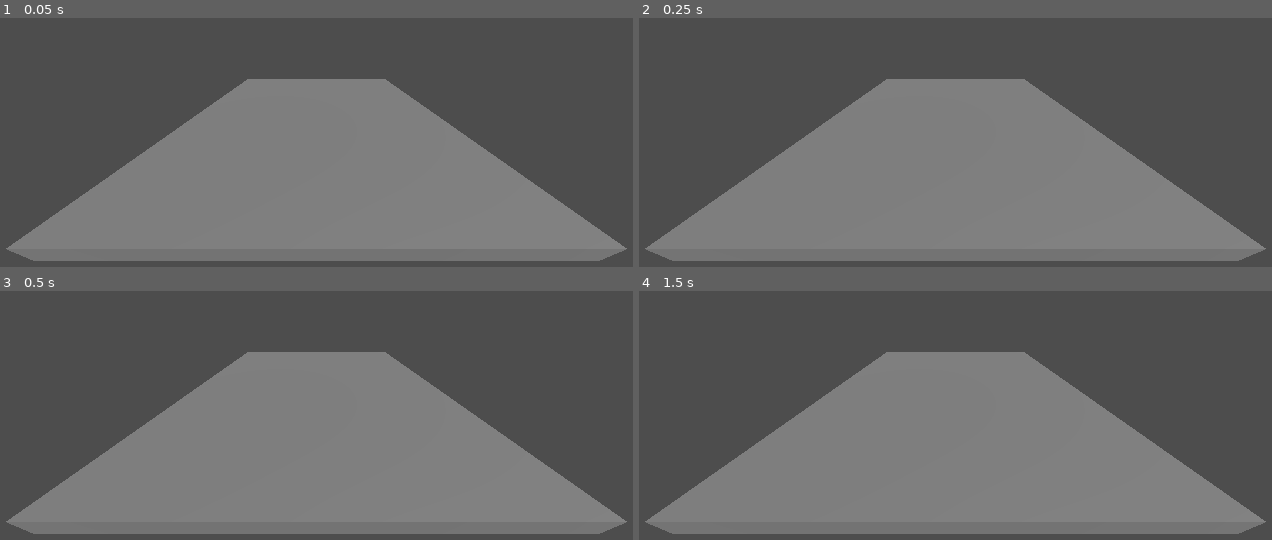
Above: before the commit, frames 1-4 (two rows, left to right).
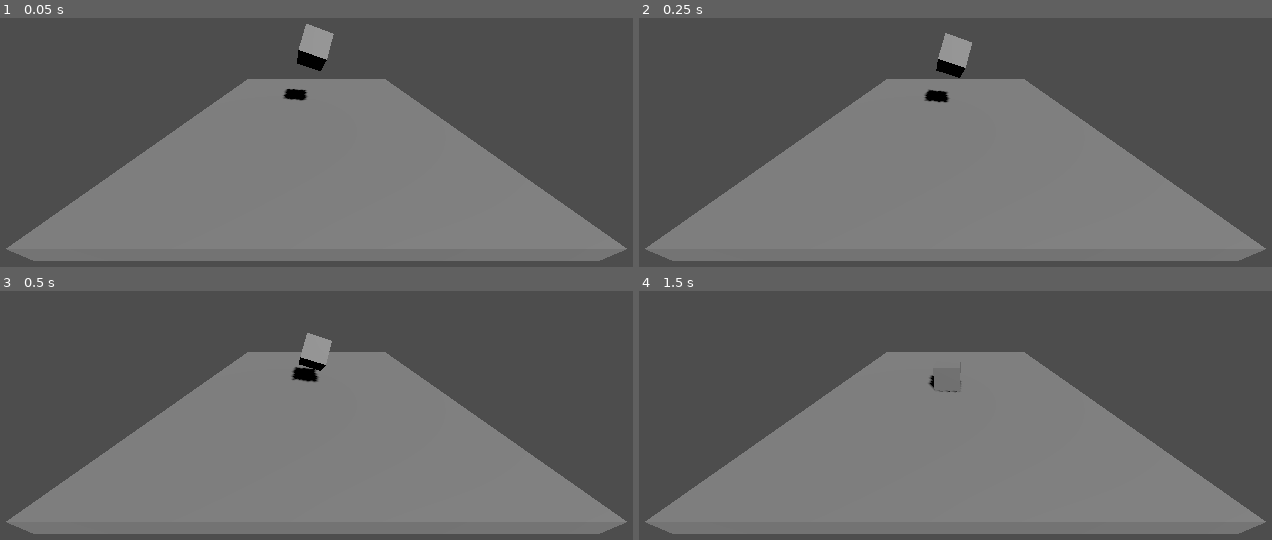
Above: after the commit, the same moments.

Repository: V102002/Godot-3D-Platformer
Game: Godot game, scene res://level_1.tscn
Same seed, same stepped clock (60 frames per second), same inputs: the game is played once before the commit and once after it.
Inputs:
- Up to frame 1 (0.05 s): no input
- Up to frame 2 (0.25 s): no input
- Up to frame 3 (0.5 s): no input
- Up to frame 4 (1.5 s): no input

The runs differ from the first frame. In frame 1, 0.9% of the frame differs, in the area x 44-53%, y 2-34%; in frame 2, 0.8%; in frame 3, 0.6%; in frame 4, less than 0.1%.

Commit message:
added a block

Diff:
--- /dev/null
+++ b/3dplatformer/block.tscn
@@ -0,0 +1,13 @@
+[gd_scene load_steps=3 format=3 uid="uid://ce4ste77nkwa8"]
+
+[sub_resource type="BoxMesh" id="BoxMesh_avrud"]
+
+[sub_resource type="BoxShape3D" id="BoxShape3D_eoi6y"]
+
+[node name="Block" type="RigidBody3D"]
+
+[node name="MeshInstance3D" type="MeshInstance3D" parent="."]
+mesh = SubResource("BoxMesh_avrud")
+
+[node name="CollisionShape3D" type="CollisionShape3D" parent="."]
+shape = SubResource("BoxShape3D_eoi6y")
--- a/3dplatformer/level_1.tscn
+++ b/3dplatformer/level_1.tscn
@@ -1,4 +1,6 @@
-[gd_scene load_steps=3 format=3 uid="uid://bkheh57fwjyh"]
+[gd_scene load_steps=4 format=3 uid="uid://bkheh57fwjyh"]
+
+[ext_resource type="PackedScene" uid="uid://ce4ste77nkwa8" path="res://block.tscn" id="1_udh5x"]
 
 [sub_resource type="BoxMesh" id="BoxMesh_w0wju"]
 size = Vector3(10, 0.5, 10)
@@ -23,3 +25,7 @@
 
 [node name="DirectionalLight3D" type="DirectionalLight3D" parent="."]
 transform = Transform3D(-0.364893, -0.860221, 0.356192, 0.684495, 0.0114744, 0.728927, -0.631126, 0.509792, 0.58463, 0, 9.48365, 0.609329)
+shadow_enabled = true
+
+[node name="Block" parent="." instance=ExtResource("1_udh5x")]
+transform = Transform3D(0.95168, 0.247001, 0.182471, -0.307091, 0.765459, 0.56548, 0, -0.594191, 0.804324, -0.0883555, 2.69824, -0.0813627)
